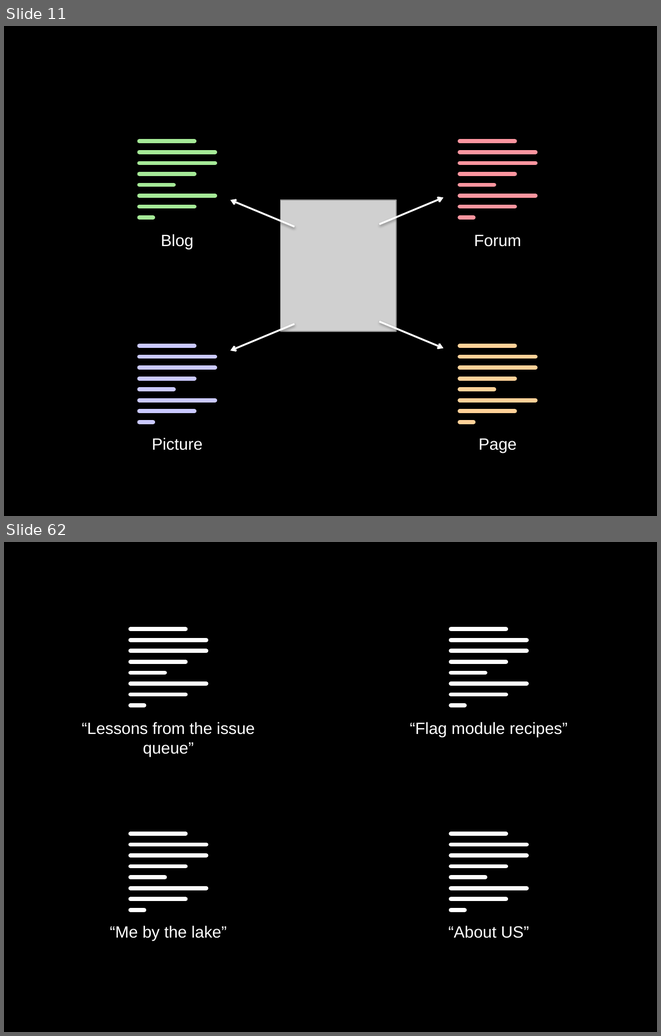
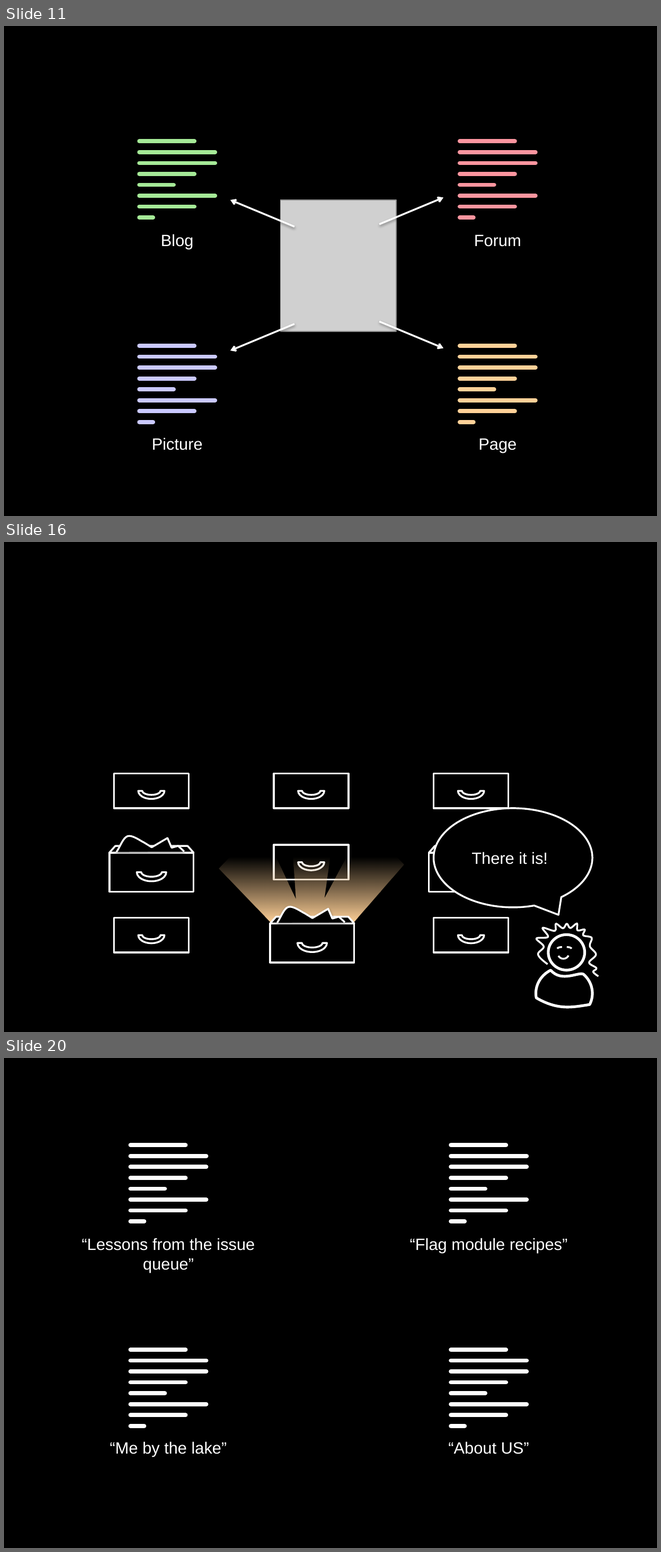
Before and after one commit to socketwench/introToContentTypes, a slide deck: src/introToContentTypes.pptx. Shown one above the other, each under a label of ours: slides 11 and 62 before the commit, slides 11, 16 and 20 after it; the slides between them are not shown. The pictures are 661x1036 and 661x1552 pixels, drawn with LibreOffice and Linux fonts; fonts in the diff are those of the drawing; grey boxes stand for pictures. Boxes give left, top, right and bottom in pixels: in the first picture for what was removed or moved away, otherwise in the second. Text is boxed around its words. In the diff, an @@ line names an element or a change of style, - is before the commit and + after.

```diff
--- a/src/introToContentTypes.pptx
+++ b/src/introToContentTypes.pptx
@@ slide 16 added at [4, 542, 657, 1032], background #000000 @@
@@ rectangle added at [114, 773, 188, 808], outline #FFFFFF 2 pt @@
@@ rectangle added at [274, 773, 348, 808], outline #FFFFFF 2 pt @@
@@ rectangle added at [434, 773, 508, 808], outline #FFFFFF 2 pt @@
@@ arch (boxed as its full ring) added at [139, 783, 165, 799], outline #FFFFFF 2 pt @@
@@ arch (boxed as its full ring) added at [298, 783, 324, 799], outline #FFFFFF 2 pt @@
@@ arch (boxed as its full ring) added at [458, 783, 484, 799], outline #FFFFFF 2 pt @@
@@ freeform shape added at [220, 803, 404, 923], fill gradient #FFD198 @@
@@ speech bubble added at [434, 808, 592, 907], fill #000000, outline #FFFFFF 2 pt, 18 pt, text #FFFFFF @@
+There it is!
@@ group added at [109, 836, 193, 892]: 1 rectangle, 1 arch (boxed as its full ring), 1 trapezoid, 1 freeform shape @@
@@ group added at [429, 836, 513, 892]: 1 rectangle, 1 arch (boxed as its full ring), 1 trapezoid, 1 freeform shape @@
@@ rectangle added at [274, 845, 348, 880], outline #FFFFFF 2 pt @@
@@ arch (boxed as its full ring) added at [298, 854, 324, 871], outline #FFFFFF 2 pt @@
@@ group added at [271, 906, 355, 962]: 1 rectangle, 1 arch (boxed as its full ring), 1 trapezoid, 1 freeform shape @@
@@ rectangle added at [114, 917, 188, 952], outline #FFFFFF 2 pt @@
@@ rectangle added at [434, 917, 508, 952], outline #FFFFFF 2 pt @@
@@ freeform shape added at [536, 923, 598, 976], outline #FFFFFF 2 pt @@
@@ arch (boxed as its full ring) added at [139, 927, 165, 943], outline #FFFFFF 2 pt @@
@@ arch (boxed as its full ring) added at [458, 927, 484, 943], outline #FFFFFF 2 pt @@
@@ ellipse added at [548, 934, 585, 970], outline #FFFFFF 3 pt @@
@@ arc (boxed as its full ellipse) added at [557, 947, 567, 950], outline #FFFFFF 2 pt @@
@@ arc (boxed as its full ellipse) added at [558, 947, 569, 959], outline #FFFFFF 2 pt @@
@@ arc (boxed as its full ellipse) added at [562, 947, 572, 950], outline #FFFFFF 2 pt @@
@@ freeform shape added at [536, 970, 593, 1007], outline #FFFFFF 3 pt @@
@@ what was slide 62 is now slide 20 @@
```
Also in this commit, not shown: 9 other slides added, 3 slides removed, 11 other files.
